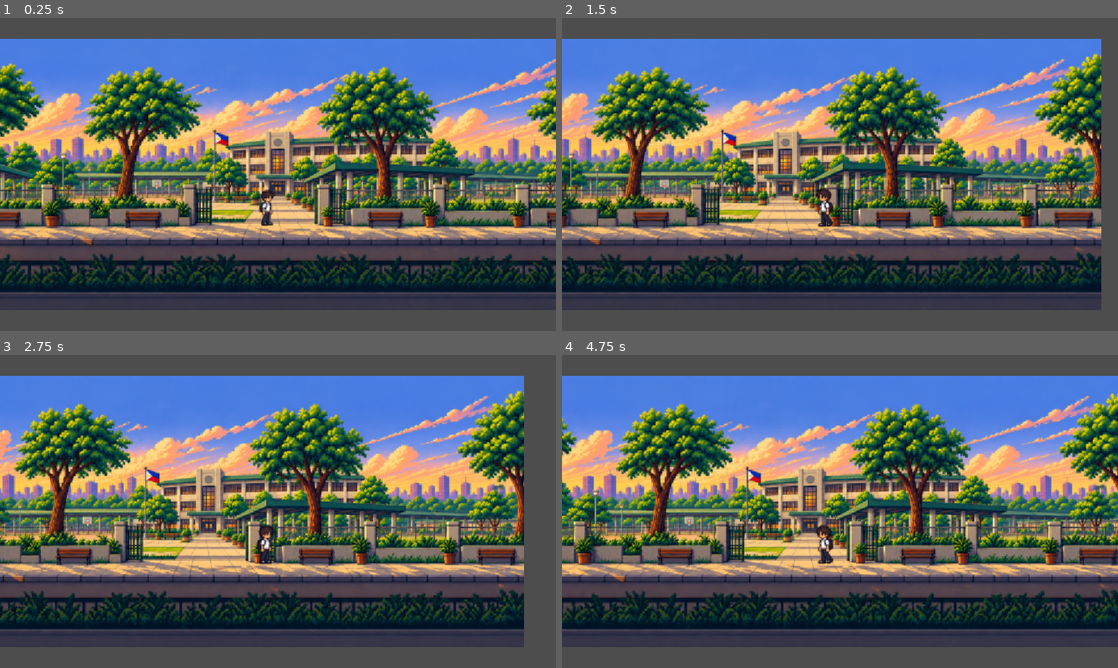
Above: before the commit, frames 1-4 (two rows, left to right).
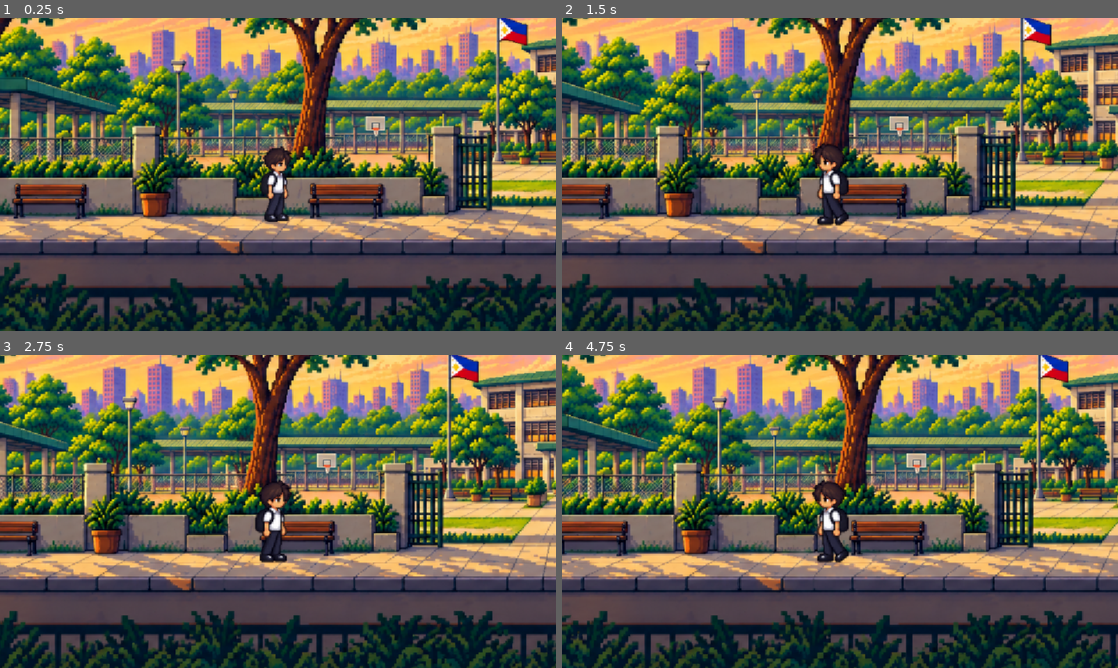
Above: after the commit, the same moments.

Repository: husyt/after-class
Game: Godot game, scene res://Scene/school_exterior.tscn
Same seed, same stepped clock (60 frames per second), same inputs: the game is played once before the commit and once after it.
Inputs:
- Up to frame 1 (0.25 s): no input
- Up to frame 2 (1.5 s): hold D (move_right) 0.53-1.28 s; tap F (interact, bound only after the commit) at 0.6, 1.35 s; hold A (move_left) from 1.28 s (still down)
- Up to frame 3 (2.75 s): release A (move_left) at 2.03 s; hold D (move_right) from 2.03 s (still down); tap F (interact, bound only after the commit) at 2.1 s
- Up to frame 4 (4.75 s): tap F (interact, bound only after the commit) at 2.85, 3.6, 4.35 s; release D (move_right) at 3.53 s; hold A (move_left) from 3.53 s (still down)

The runs differ from the first frame. In frame 1, 89% of the frame differs, in the area x 0-100%, y 0-100%; in frame 2, 89%; in frame 3, 89%; in frame 4, 90%.

Commit message:
Describe what you changed

Diff:
--- /dev/null
+++ b/public/integrated-programming/Scene/character.tscn
@@ -0,0 +1,153 @@
+[gd_scene format=3 uid="uid://b3aj8er2e66ch"]
+
+[ext_resource type="Script" uid="uid://dnc2emfsvwko4" path="res://Script/player.gd" id="1_tgux0"]
+[ext_resource type="Texture2D" uid="uid://be4kq1ojrnlq2" path="res://Character/Idle.png" id="2_46cb6"]
+[ext_resource type="Texture2D" uid="uid://c50bvdtdcxfcw" path="res://Character/Walk.png" id="3_ep1am"]
+
+[sub_resource type="AtlasTexture" id="AtlasTexture_j6eq6"]
+atlas = ExtResource("2_46cb6")
+region = Rect2(0, 0, 271, 724)
+
+[sub_resource type="AtlasTexture" id="AtlasTexture_1scgm"]
+atlas = ExtResource("2_46cb6")
+region = Rect2(271, 0, 271, 724)
+
+[sub_resource type="AtlasTexture" id="AtlasTexture_o3d7x"]
+atlas = ExtResource("2_46cb6")
+region = Rect2(542, 0, 271, 724)
+
+[sub_resource type="AtlasTexture" id="AtlasTexture_xmm50"]
+atlas = ExtResource("2_46cb6")
+region = Rect2(813, 0, 271, 724)
+
+[sub_resource type="AtlasTexture" id="AtlasTexture_gup0k"]
+atlas = ExtResource("2_46cb6")
+region = Rect2(1084, 0, 271, 724)
+
+[sub_resource type="AtlasTexture" id="AtlasTexture_w5wuu"]
+atlas = ExtResource("2_46cb6")
+region = Rect2(1355, 0, 271, 724)
+
+[sub_resource type="AtlasTexture" id="AtlasTexture_i1lo8"]
+atlas = ExtResource("2_46cb6")
+region = Rect2(1626, 0, 271, 724)
+
+[sub_resource type="AtlasTexture" id="AtlasTexture_74ejh"]
+atlas = ExtResource("2_46cb6")
+region = Rect2(1897, 0, 271, 724)
+
+[sub_resource type="AtlasTexture" id="AtlasTexture_qpb40"]
+atlas = ExtResource("3_ep1am")
+region = Rect2(0, 0, 271, 724)
+
+[sub_resource type="AtlasTexture" id="AtlasTexture_0oc85"]
+atlas = ExtResource("3_ep1am")
+region = Rect2(271, 0, 271, 724)
+
+[sub_resource type="AtlasTexture" id="AtlasTexture_pcuqs"]
+atlas = ExtResource("3_ep1am")
+region = Rect2(542, 0, 271, 724)
+
+[sub_resource type="AtlasTexture" id="AtlasTexture_2i4kn"]
+atlas = ExtResource("3_ep1am")
+region = Rect2(813, 0, 271, 724)
+
+[sub_resource type="AtlasTexture" id="AtlasTexture_iuf8i"]
+atlas = ExtResource("3_ep1am")
+region = Rect2(1084, 0, 271, 724)
+
+[sub_resource type="AtlasTexture" id="AtlasTexture_ha3sk"]
+atlas = ExtResource("3_ep1am")
+region = Rect2(1355, 0, 271, 724)
+
+[sub_resource type="AtlasTexture" id="AtlasTexture_d2a0r"]
+atlas = ExtResource("3_ep1am")
+region = Rect2(1626, 0, 271, 724)
+
+[sub_resource type="AtlasTexture" id="AtlasTexture_jjioj"]
+atlas = ExtResource("3_ep1am")
+region = Rect2(1897, 0, 271, 724)
+
+[sub_resource type="SpriteFrames" id="SpriteFrames_2ht62"]
+animations = [{
+"frames": [{
+"duration": 1.0,
+"texture": SubResource("AtlasTexture_j6eq6")
+}, {
+"duration": 1.0,
+"texture": SubResource("AtlasTexture_1scgm")
+}, {
+"duration": 1.0,
+"texture": SubResource("AtlasTexture_o3d7x")
+}, {
+"duration": 1.0,
+"texture": SubResource("AtlasTexture_xmm50")
+}, {
+"duration": 1.0,
+"texture": SubResource("AtlasTexture_gup0k")
+}, {
+"duration": 1.0,
+"texture": SubResource("AtlasTexture_w5wuu")
+}, {
+"duration": 1.0,
+"texture": SubResource("AtlasTexture_i1lo8")
+}, {
+"duration": 1.0,
+"texture": SubResource("AtlasTexture_74ejh")
+}],
+"loop": 1,
+"name": &"Idle",
+"speed": 5.0
+}, {
+"frames": [{
+"duration": 1.0,
+"texture": SubResource("AtlasTexture_qpb40")
+}, {
+"duration": 1.0,
+"texture": SubResource("AtlasTexture_0oc85")
+}, {
+"duration": 1.0,
+"texture": SubResource("AtlasTexture_pcuqs")
+}, {
+"duration": 1.0,
+"texture": SubResource("AtlasTexture_2i4kn")
+}, {
+"duration": 1.0,
+"texture": SubResource("AtlasTexture_iuf8i")
+}, {
+"duration": 1.0,
+"texture": SubResource("AtlasTexture_ha3sk")
+}, {
+"duration": 1.0,
+"texture": SubResource("AtlasTexture_d2a0r")
+}, {
+"duration": 1.0,
+"texture": SubResource("AtlasTexture_jjioj")
+}],
+"loop": 1,
+"name": &"Walk",
+"speed": 5.0
+}]
+
+[sub_resource type="CapsuleShape3D" id="CapsuleShape3D_phkjw"]
+
+[node name="Character" type="Node3D" unique_id=719971783]
+
+[node name="CharacterBody3D" type="CharacterBody3D" parent="." unique_id=1057914969 groups=["player"]]
+transform = Transform3D(1, 0, 0, 0, 1, 0, 0, 0, 1, 0, 0, 1)
+script = ExtResource("1_tgux0")
+
+[node name="AnimatedSprite3D" type="AnimatedSprite3D" parent="CharacterBody3D" unique_id=1921798314]
+transform = Transform3D(0.2987957, 0, 0, 0, 0.2987957, 0, 0, 0, 0.2987957, -0.10367973, -0.1143353, -1.0319389)
+sprite_frames = SubResource("SpriteFrames_2ht62")
+animation = &"Walk"
+
+[node name="CollisionShape3D" type="CollisionShape3D" parent="CharacterBody3D" unique_id=1447788063]
+transform = Transform3D(1, 0, 0, 0, 1, 0, 0, 0, 1, -0.079, -0.105, -1.0663438)
+shape = SubResource("CapsuleShape3D_phkjw")
+
+[node name="Camera3D" type="Camera3D" parent="CharacterBody3D" unique_id=1915779834]
+transform = Transform3D(1, 0, 0, 0, 1, 0, 0, 0, 1, 0, 0, 10)
+projection = 1
+current = true
+size = 4.5
--- a/public/integrated-programming/Scene/school_exterior.tscn
+++ b/public/integrated-programming/Scene/school_exterior.tscn
@@ -1,154 +1,41 @@
 [gd_scene format=3 uid="uid://ckxnhv1v4h86q"]
 
 [ext_resource type="Texture2D" uid="uid://c5rn0bj7obuix" path="res://Background/School Exterior4.png" id="1_pdh1k"]
-[ext_resource type="Texture2D" uid="uid://be4kq1ojrnlq2" path="res://Character/Idle.png" id="2_phkjw"]
-[ext_resource type="Texture2D" uid="uid://c50bvdtdcxfcw" path="res://Character/Walk.png" id="3_j6eq6"]
-[ext_resource type="Script" uid="uid://dnc2emfsvwko4" path="res://Script/player.gd" id="4_j6eq6"]
+[ext_resource type="PackedScene" uid="uid://b3aj8er2e66ch" path="res://Scene/character.tscn" id="2_r3fqk"]
+[ext_resource type="Script" uid="uid://c71mkfprqtsmu" path="res://Script/stage.gd" id="3_phkjw"]
 
-[sub_resource type="AtlasTexture" id="AtlasTexture_j6eq6"]
-atlas = ExtResource("2_phkjw")
-region = Rect2(0, 0, 271, 724)
-
-[sub_resource type="AtlasTexture" id="AtlasTexture_1scgm"]
-atlas = ExtResource("2_phkjw")
-region = Rect2(271, 0, 271, 724)
-
-[sub_resource type="AtlasTexture" id="AtlasTexture_o3d7x"]
-atlas = ExtResource("2_phkjw")
-region = Rect2(542, 0, 271, 724)
-
-[sub_resource type="AtlasTexture" id="AtlasTexture_xmm50"]
-atlas = ExtResource("2_phkjw")
-region = Rect2(813, 0, 271, 724)
-
-[sub_resource type="AtlasTexture" id="AtlasTexture_gup0k"]
-atlas = ExtResource("2_phkjw")
-region = Rect2(1084, 0, 271, 724)
-
-[sub_resource type="AtlasTexture" id="AtlasTexture_w5wuu"]
-atlas = ExtResource("2_phkjw")
-region = Rect2(1355, 0, 271, 724)
-
-[sub_resource type="AtlasTexture" id="AtlasTexture_i1lo8"]
-atlas = ExtResource("2_phkjw")
-region = Rect2(1626, 0, 271, 724)
-
-[sub_resource type="AtlasTexture" id="AtlasTexture_74ejh"]
-atlas = ExtResource("2_phkjw")
-region = Rect2(1897, 0, 271, 724)
-
-[sub_resource type="AtlasTexture" id="AtlasTexture_qpb40"]
-atlas = ExtResource("3_j6eq6")
-region = Rect2(0, 0, 271, 724)
-
-[sub_resource type="AtlasTexture" id="AtlasTexture_0oc85"]
-atlas = ExtResource("3_j6eq6")
-region = Rect2(271, 0, 271, 724)
-
-[sub_resource type="AtlasTexture" id="AtlasTexture_pcuqs"]
-atlas = ExtResource("3_j6eq6")
-region = Rect2(542, 0, 271, 724)
-
-[sub_resource type="AtlasTexture" id="AtlasTexture_2i4kn"]
-atlas = ExtResource("3_j6eq6")
-region = Rect2(813, 0, 271, 724)
-
-[sub_resource type="AtlasTexture" id="AtlasTexture_iuf8i"]
-atlas = ExtResource("3_j6eq6")
-region = Rect2(1084, 0, 271, 724)
-
-[sub_resource type="AtlasTexture" id="AtlasTexture_ha3sk"]
-atlas = ExtResource("3_j6eq6")
-region = Rect2(1355, 0, 271, 724)
-
-[sub_resource type="AtlasTexture" id="AtlasTexture_d2a0r"]
-atlas = ExtResource("3_j6eq6")
-region = Rect2(1626, 0, 271, 724)
-
-[sub_resource type="AtlasTexture" id="AtlasTexture_jjioj"]
-atlas = ExtResource("3_j6eq6")
-region = Rect2(1897, 0, 271, 724)
-
-[sub_resource type="SpriteFrames" id="SpriteFrames_r3fqk"]
-animations = [{
-"frames": [{
-"duration": 1.0,
-"texture": SubResource("AtlasTexture_j6eq6")
-}, {
-"duration": 1.0,
-"texture": SubResource("AtlasTexture_1scgm")
-}, {
-"duration": 1.0,
-"texture": SubResource("AtlasTexture_o3d7x")
-}, {
-"duration": 1.0,
-"texture": SubResource("AtlasTexture_xmm50")
-}, {
-"duration": 1.0,
-"texture": SubResource("AtlasTexture_gup0k")
-}, {
-"duration": 1.0,
-"texture": SubResource("AtlasTexture_w5wuu")
-}, {
-"duration": 1.0,
-"texture": SubResource("AtlasTexture_i1lo8")
-}, {
-"duration": 1.0,
-"texture": SubResource("AtlasTexture_74ejh")
-}],
-"loop": 1,
-"name": &"Idle",
-"speed": 5.0
-}, {
-"frames": [{
-"duration": 1.0,
-"texture": SubResource("AtlasTexture_qpb40")
-}, {
-"duration": 1.0,
-"texture": SubResource("AtlasTexture_0oc85")
-}, {
-"duration": 1.0,
-"texture": SubResource("AtlasTexture_pcuqs")
-}, {
-"duration": 1.0,
-"texture": SubResource("AtlasTexture_2i4kn")
-}, {
-"duration": 1.0,
-"texture": SubResource("AtlasTexture_iuf8i")
-}, {
-"duration": 1.0,
-"texture": SubResource("AtlasTexture_ha3sk")
-}, {
-"duration": 1.0,
-"texture": SubResource("AtlasTexture_d2a0r")
-}, {
-"duration": 1.0,
-"texture": SubResource("AtlasTexture_jjioj")
-}],
-"loop": 1,
-"name": &"Walk",
-"speed": 5.0
-}]
+[sub_resource type="BoxShape3D" id="BoxShape3D_1scgm"]
 
 [node name="school_exterior" type="Node3D" unique_id=324965524]
 
 [node name="Sprite3D" type="Sprite3D" parent="." unique_id=796533262]
 texture = ExtResource("1_pdh1k")
 
-[node name="CharacterBody3D" type="CharacterBody3D" parent="." unique_id=214839213]
-script = ExtResource("4_j6eq6")
+[node name="CanvasLayer" type="CanvasLayer" parent="." unique_id=1270308278]
 
-[node name="AnimatedSprite3D" type="AnimatedSprite3D" parent="CharacterBody3D" unique_id=2048158078]
-transform = Transform3D(0.2987957, 0, 0, 0, 0.2987957, 0, 0, 0, 0.2987957, -0.42306733, -0.9748697, 0.6040306)
-sprite_frames = SubResource("SpriteFrames_r3fqk")
-animation = &"Walk"
+[node name="FPrompt" type="Label" parent="CanvasLayer" unique_id=1924522401]
+anchors_preset = 7
+anchor_left = 0.5
+anchor_top = 1.0
+anchor_right = 0.5
+anchor_bottom = 1.0
+offset_left = 93.0
+offset_top = -302.0
+offset_right = 222.0
+offset_bottom = -257.0
+grow_horizontal = 2
+grow_vertical = 0
+theme_override_font_sizes/font_size = 32
+text = "[F] Enter"
 
-[node name="CollisionShape3D" type="CollisionShape3D" parent="CharacterBody3D" unique_id=347244918]
+[node name="Character" parent="." unique_id=719971783 instance=ExtResource("2_r3fqk")]
+transform = Transform3D(1, 0, 0, 0, 1, 0, 0, 0, 1, -5.083, -0.9900284, 0.4254926)
 
-[node name="Camera3D" type="Camera3D" parent="CharacterBody3D" unique_id=281282238]
-transform = Transform3D(1, 0, 0, 0, 1, 0, 0, 0, 1, 0, 0, 10)
-projection = 1
-current = true
-size = 9.5
+[node name="SchoolEntrance" type="Area3D" parent="." unique_id=28903567]
+transform = Transform3D(1, 0, 0, 0, 1, 0, 0, 0, 1, 0, -0.908, 0.16224253)
+script = ExtResource("3_phkjw")
+target_scene = "uid://bid1vxkiq5ri8"
 
-[node name="CanvasLayer" type="CanvasLayer" parent="." unique_id=1270308278]
+[node name="CollisionShape3D" type="CollisionShape3D" parent="SchoolEntrance" unique_id=1022880517]
+transform = Transform3D(1, 0, 0, 0, 1, 0, 0, 0, 1, 0, -0.40100002, 0.39227533)
+shape = SubResource("BoxShape3D_1scgm")
--- a/public/integrated-programming/Scene/school_hallway.tscn
+++ b/public/integrated-programming/Scene/school_hallway.tscn
@@ -1,37 +1,14 @@
 [gd_scene format=3 uid="uid://bid1vxkiq5ri8"]
 
 [ext_resource type="Texture2D" uid="uid://bxpjintdady5k" path="res://Background/Hallway.png" id="1_6vjkr"]
-
-[sub_resource type="SpriteFrames" id="SpriteFrames_6vjkr"]
-animations = [{
-"frames": [],
-"loop": 1,
-"name": &"Idle",
-"speed": 5.0
-}, {
-"frames": [],
-"loop": 1,
-"name": &"Walk",
-"speed": 5.0
-}]
+[ext_resource type="PackedScene" uid="uid://b3aj8er2e66ch" path="res://Scene/character.tscn" id="2_5j84n"]
 
 [node name="SchoolHallway" type="Node3D" unique_id=1233152468]
 
 [node name="Sprite3D" type="Sprite3D" parent="." unique_id=1051919782]
 texture = ExtResource("1_6vjkr")
 
-[node name="CharacterBody3D" type="CharacterBody3D" parent="." unique_id=113894474]
+[node name="CanvasLayer" type="CanvasLayer" parent="." unique_id=1802945056]
 
-[node name="AnimatedSprite3D" type="AnimatedSprite3D" parent="CharacterBody3D" unique_id=1457412088]
-sprite_frames = SubResource("SpriteFrames_6vjkr")
-animation = &"Walk"
-
-[node name="CollisionShape3D" type="CollisionShape3D" parent="CharacterBody3D" unique_id=455875732]
-
-[node name="Camera3D" type="Camera3D" parent="." unique_id=925320879]
-transform = Transform3D(1, 0, 0, 0, 1, 0, 0, 0, 1, 0, 0, 10)
-projection = 1
-current = true
-size = 9.0
-
-[node name="CanvasLayer" type="CanvasLayer" parent="." unique_id=1802945056]
+[node name="Character" parent="." unique_id=719971783 instance=ExtResource("2_5j84n")]
+transform = Transform3D(2.6163352, 0, 0, 0, 2.6163352, 0, 0, 0, 2.6163352, -4.823835, -0.17782605, 0.5938827)
--- a/public/integrated-programming/Script/player.gd
+++ b/public/integrated-programming/Script/player.gd
@@ -1,6 +1,6 @@
 extends CharacterBody3D
 
-@export var move_speed: float = 3.0
+@export var move_speed: float = 1.0
 @export var locked_z: float = 1.0
 
 @onready var sprite: AnimatedSprite3D = $AnimatedSprite3D
--- a/public/integrated-programming/Script/stage.gd
+++ b/public/integrated-programming/Script/stage.gd
@@ -1,40 +1,61 @@
 extends Area3D
 
 @export_file("*.tscn") var target_scene: String
-@export var use_interaction: bool = true
+
+@onready var enter_prompt: Label = $"../CanvasLayer/FPrompt"
 
 var player_inside: bool = false
+var changing_scene: bool = false
 
 
 func _ready() -> void:
+	enter_prompt.hide()
+
 	body_entered.connect(_on_body_entered)
 	body_exited.connect(_on_body_exited)
 
 
 func _process(_delta: float) -> void:
-	if !use_interaction:
+	if changing_scene:
 		return
 
 	if player_inside and Input.is_action_just_pressed("interact"):
+		print("F PRESSED")
+		print("Going to: ", target_scene)
 		change_stage()
 
 
 func _on_body_entered(body: Node3D) -> void:
+	print("BODY ENTERED: ", body.name)
+
 	if body.is_in_group("player"):
+		print("PLAYER DETECTED")
 		player_inside = true
-
-		if !use_interaction:
-			change_stage()
+		enter_prompt.show()
 
 
 func _on_body_exited(body: Node3D) -> void:
+	print("BODY EXITED: ", body.name)
+
 	if body.is_in_group("player"):
 		player_inside = false
+		enter_prompt.hide()
 
 
 func change_stage() -> void:
 	if target_scene.is_empty():
-		push_warning("No target scene assigned to this StageExit.")
+		push_warning("No target scene assigned.")
 		return
 
-	get_tree().change_scene_to_file(target_scene)
+	if !ResourceLoader.exists(target_scene):
+		push_warning("Scene does not exist: " + target_scene)
+		return
+
+	changing_scene = true
+	enter_prompt.hide()
+
+	var error := get_tree().change_scene_to_file(target_scene)
+
+	if error != OK:
+		push_error("Failed to change scene. Error code: " + str(error))
+		changing_scene = false
--- a/public/integrated-programming/project.godot
+++ b/public/integrated-programming/project.godot
@@ -17,6 +17,7 @@
 
 [display]
 
+window/size/mode=2
 window/stretch/mode="canvas_items"
 window/stretch/aspect="expand"
 
@@ -32,6 +33,11 @@
 "events": [Object(InputEventKey,"resource_local_to_scene":false,"resource_name":"","device":16,"window_id":0,"alt_press …(190 unchanged characters)…
 ]
 }
+interact={
+"deadzone": 0.2,
+"events": [Object(InputEventKey,"resource_local_to_scene":false,"resource_name":"","device":16,"window_id":0,"alt_pressed":false,"shift_pressed":false,"ctrl_pressed":false,"meta_pressed":false,"pressed":false,"keycode":0,"physical_keycode":70,"key_label":0,"unicode":0,"location":0,"echo":false,"script":null)
+]
+}
 
 [physics]
 
